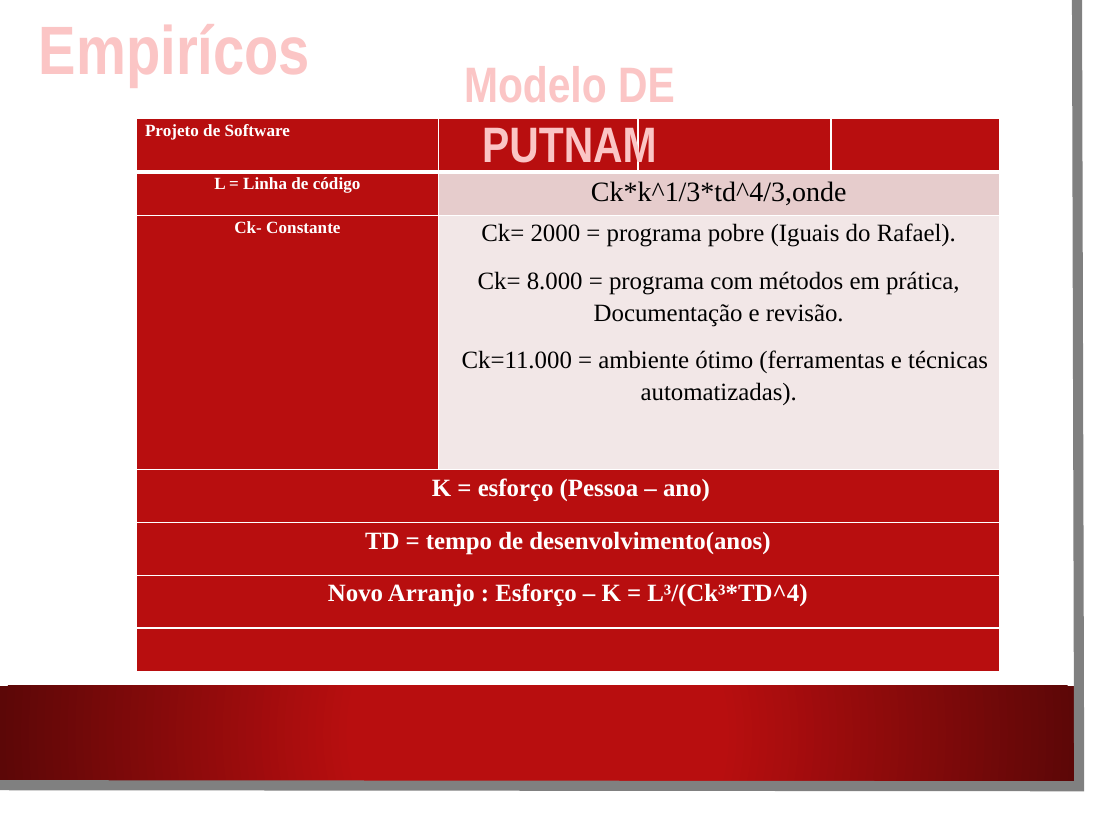
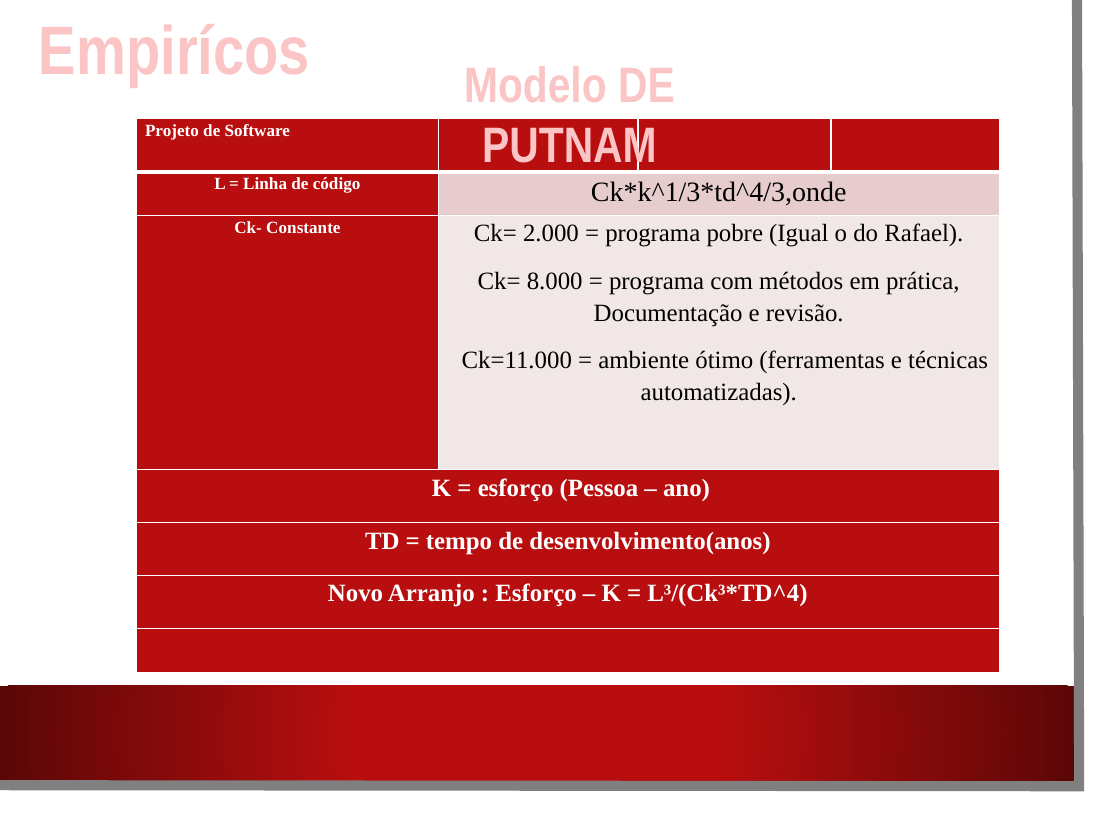
Before and after one commit to CarlitonPedrosa/Lan-House---Projeto, a slide deck: slide 16 of Trabalho.pptx. Drawn at 1120x840 pixels with LibreOffice and Linux fonts; fonts in the diff are those of the drawing; background and template pictures are left out. Boxes give left, top, right and bottom in pixels: in the first picture for what was removed or moved away, otherwise in the second. Text is boxed around its words. In the diff, an @@ line names an element or a change of style, - is before the commit and + after.

Commit message:
push

```diff
--- a/Trabalho.pptx
+++ b/Trabalho.pptx
@@ table at (x1=137, y1=119, x2=999, y2=675) @@
-row 3, column 2: Ck= 2000 = programa pobre (Iguais do Rafael). / Ck= 8.000 = programa com métodos em prática, Documentação e revisão. / Ck=11.000 = ambiente ótimo (ferramentas e técnicas automatizadas).
+row 3, column 2: Ck= 2.000 = programa pobre (Igual o do Rafael). / Ck= 8.000 = programa com métodos em prática, Documentação e revisão. / Ck=11.000 = ambiente ótimo (ferramentas e técnicas automatizadas).
```
Also in this commit, not shown: 1 other slide changed.
